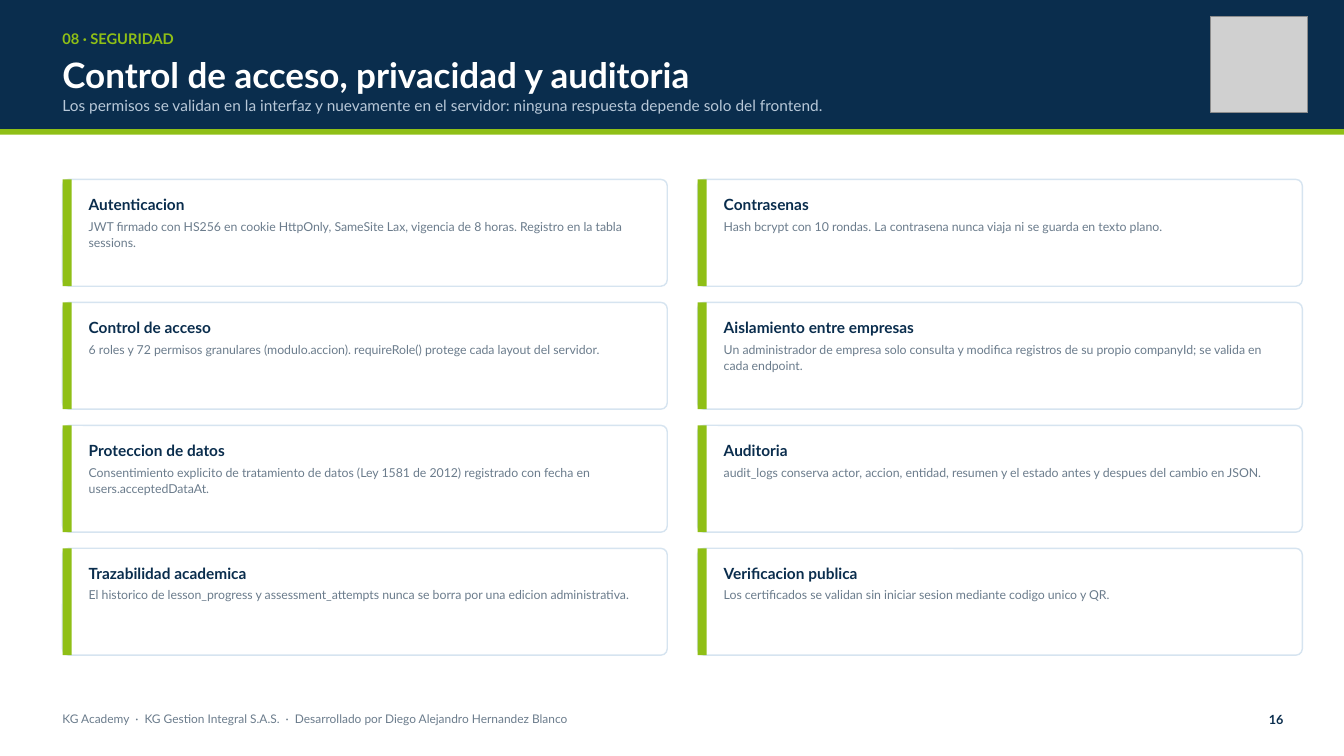
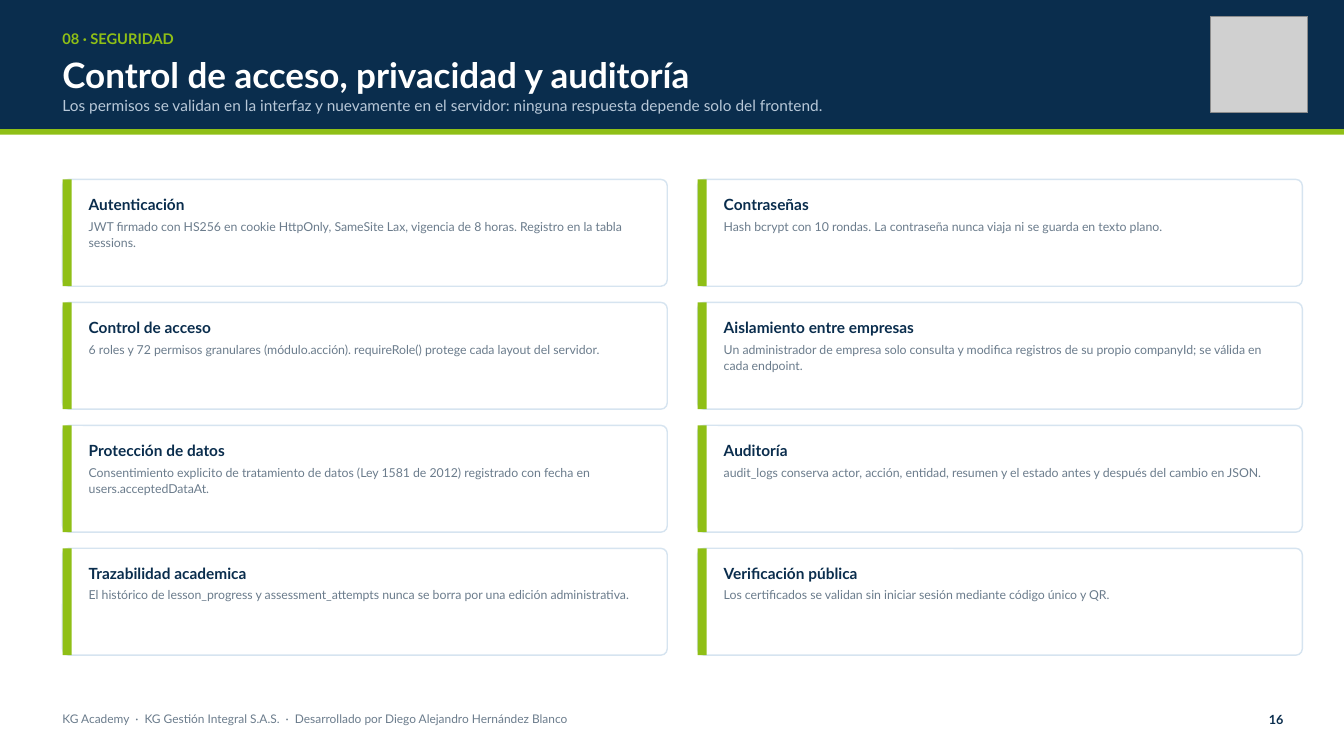
Before and after one commit to DIDAKUS1177/KG-Academy, a slide deck: slide 17 of docs/KG_Academy_Infraestructura_y_Base_de_Datos.pptx. Drawn at 1344x756 pixels with LibreOffice and Linux fonts; fonts in the diff are those of the drawing; grey boxes stand for pictures. Boxes give left, top, right and bottom in pixels: in the first picture for what was removed or moved away, otherwise in the second. Text is boxed around its words. In the diff, an @@ line names an element or a change of style, - is before the commit and + after.

```diff
--- a/docs/KG_Academy_Infraestructura_y_Base_de_Datos.pptx
+++ b/docs/KG_Academy_Infraestructura_y_Base_de_Datos.pptx
@@ text at (62,62,690,94): text changed @@
-Control de acceso, privacidad y auditoria
+Control de acceso, privacidad y auditoría
@@ text at (89,198,185,210): text changed @@
-Autenticacion
+Autenticación
@@ text at (724,198,1163,233): text changed @@
-Contrasenas
-Hash bcrypt con 10 rondas. La contrasena nunca viaja ni se guarda en texto plano.
+Contraseñas
+Hash bcrypt con 10 rondas. La contraseña nunca viaja ni se guarda en texto plano.
@@ text at (89,344,599,356): text changed @@
-6 roles y 72 permisos granulares (modulo.accion). requireRole() protege cada layout del servidor.
+6 roles y 72 permisos granulares (módulo.acción). requireRole() protege cada layout del servidor.
@@ text at (89,444,225,456): text changed @@
-Proteccion de datos
+Protección de datos
@@ text at (724,444,1261,479): text changed @@
-Auditoria
-audit_logs conserva actor, accion, entidad, resumen y el estado antes y despues del cambio en JSON.
+Auditoría
+audit_logs conserva actor, acción, entidad, resumen y el estado antes y después del cambio en JSON.
@@ text at (724,567,1109,601): text changed @@
-Verificacion publica
-Los certificados se validan sin iniciar sesion mediante codigo unico y QR.
+Verificación pública
+Los certificados se validan sin iniciar sesión mediante código único y QR.
@@ text at (89,590,629,601): text changed @@
-El historico de lesson_progress y assessment_attempts nunca se borra por una edicion administrativa.
+El histórico de lesson_progress y assessment_attempts nunca se borra por una edición administrativa.
@@ text at (62,714,567,725): text changed @@
-KG Academy · KG Gestion Integral S.A.S. · Desarrollado por Diego Alejandro Hernandez Blanco
+KG Academy · KG Gestión Integral S.A.S. · Desarrollado por Diego Alejandro Hernández Blanco
```
Also in this commit, not shown: 18 other slides changed, 9 other files.
